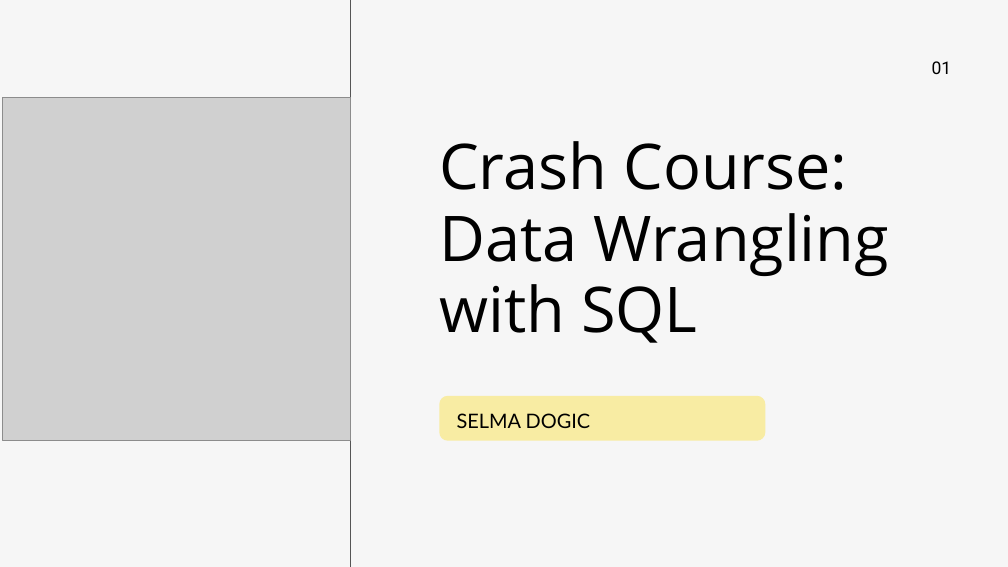
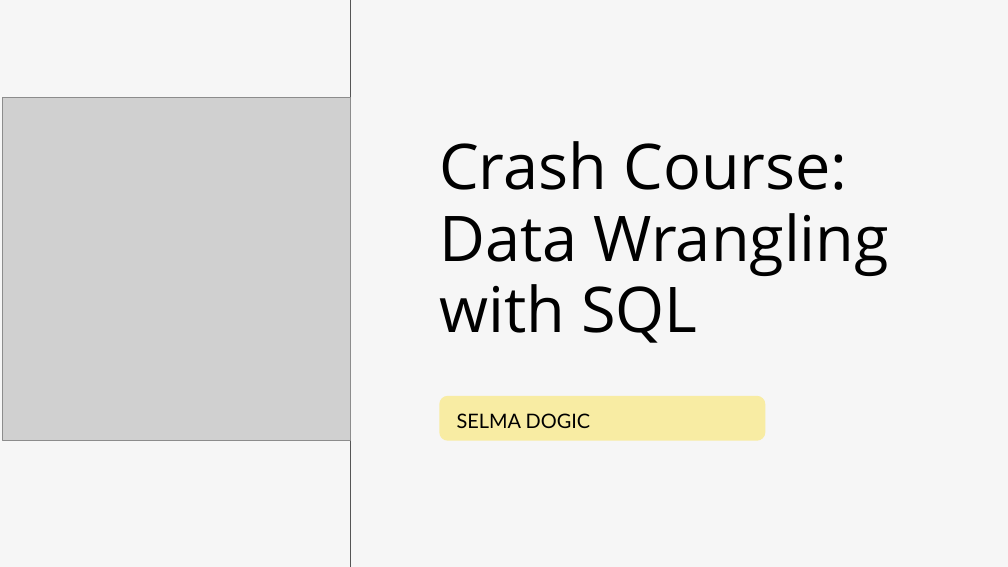
Before and after one commit to selmadogic/Crash-Course-SQL-Data-Wrangling, a slide deck: slide 1 of Data Wrangling with SQL.pptx. Drawn at 1008x567 pixels with LibreOffice and Linux fonts; fonts in the diff are those of the drawing; grey boxes stand for pictures. Boxes give left, top, right and bottom in pixels: in the first picture for what was removed or moved away, otherwise in the second. Text is boxed around its words. In the diff, an @@ line names an element or a change of style, - is before the commit and + after.

```diff
--- a/Data Wrangling with SQL.pptx
+++ b/Data Wrangling with SQL.pptx
@@ text removed at bbox=[932, 61, 952, 74] @@
-01
```
Also in this commit, not shown: 6 other slides changed.
